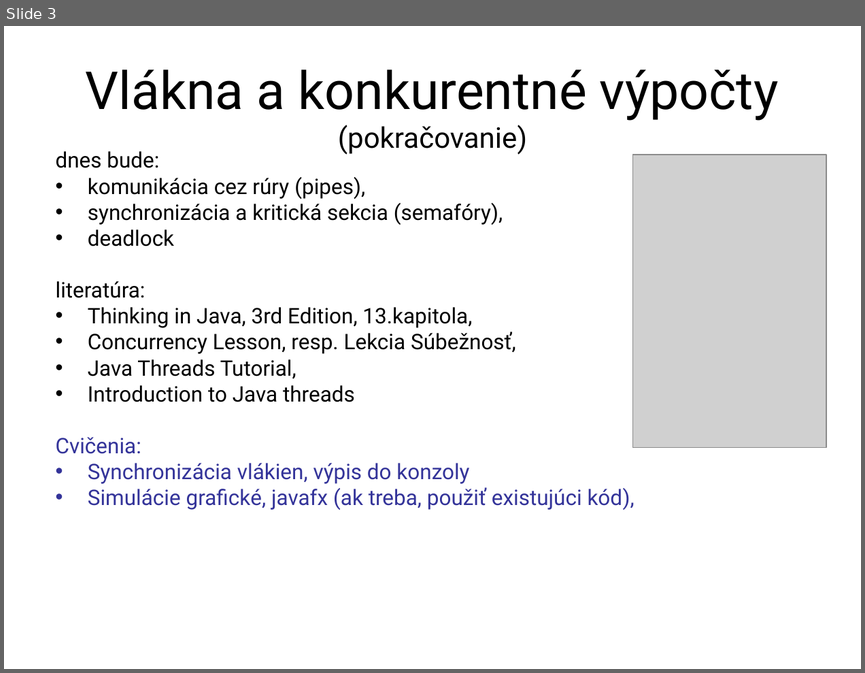
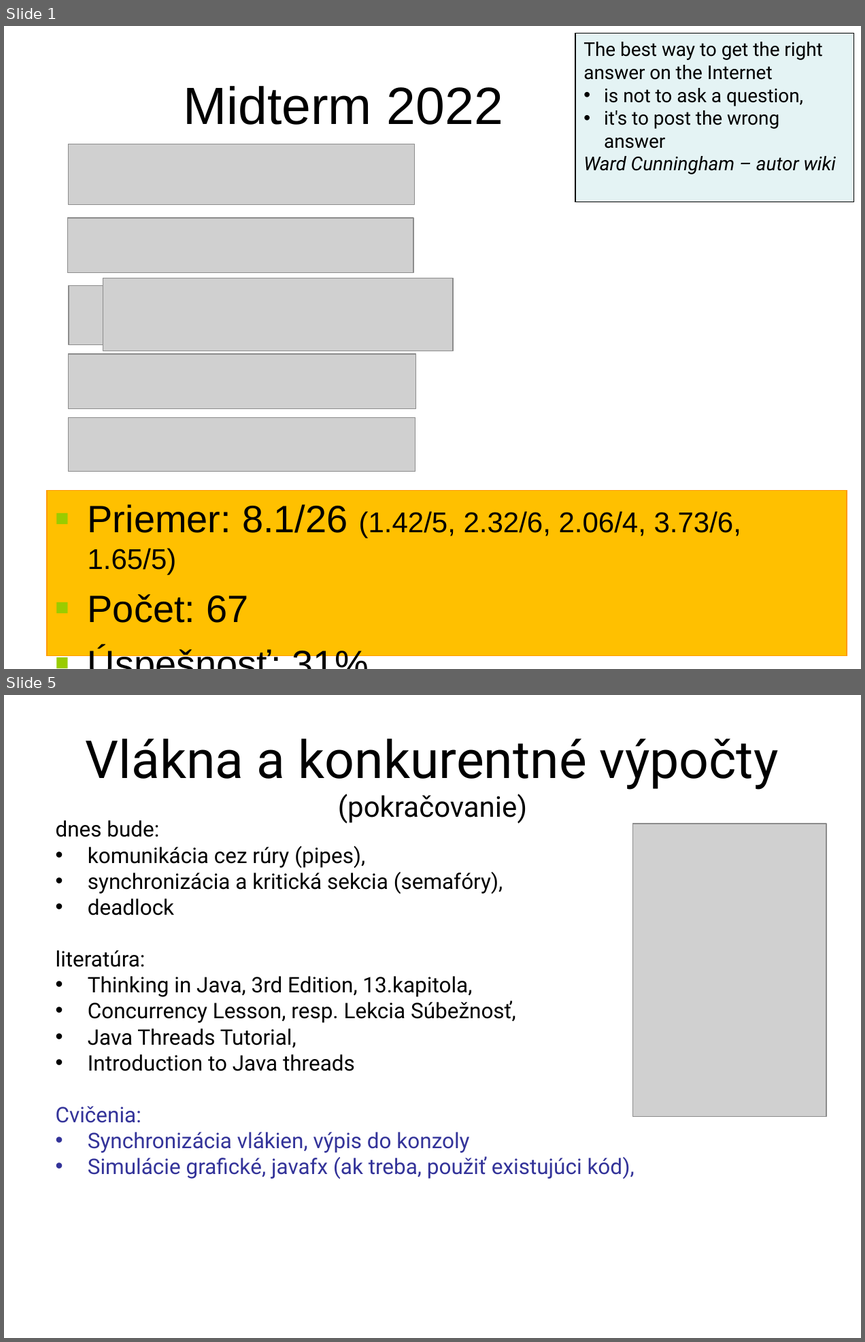
Before and after one commit to Programovanie4/Prednasky, a slide deck: 10/10_java.ppt. Shown one above the other, each under a label of ours: slide 3 before the commit, slides 1 and 5 after it; the slides between them are not shown. The pictures are 865x673 and 865x1342 pixels, drawn with LibreOffice and Linux fonts; fonts in the diff are those of the drawing; grey boxes stand for pictures. Boxes give left, top, right and bottom in pixels: in the first picture for what was removed or moved away, otherwise in the second. Text is boxed around its words. In the diff, an @@ line names an element or a change of style, - is before the commit and + after.

```diff
--- a/10/10_java.ppt
+++ b/10/10_java.ppt
@@ slide 1 added at bbox=[4, 26, 861, 669], background #FFFFFF @@
@@ rectangle added at bbox=[575, 33, 854, 201], fill #E4F3F4, outline #000000 0.99 pt, 16 pt, text #000000 @@
+The best way to get the right answer on the Internet
+• is not to ask a question,
+• it's to post the wrong answer
+Ward Cunningham – autor wiki
@@ title added at bbox=[183, 86, 503, 125], 44 pt, text #000000 @@
+Midterm 2022
@@ picture added at bbox=[68, 144, 415, 205] @@
@@ picture added at bbox=[67, 218, 413, 273] @@
@@ picture added at bbox=[68, 286, 413, 345] @@
@@ picture added at bbox=[103, 278, 453, 351] @@
@@ picture added at bbox=[68, 353, 416, 408] @@
@@ picture added at bbox=[68, 418, 415, 471] @@
@@ rectangle added at bbox=[47, 490, 847, 656], fill #FFC000, outline #FF9900 0.74 pt, 24 pt, text #000000 @@
+■ Priemer: 8.1/26 (1.42/5, 2.32/6, 2.06/4, 3.73/6, 1.65/5)
+■ Počet: 67
+■ Úspešnosť: 31%
@@ what was slide 3 is now slide 5 @@
```
Also in this commit, not shown: 2 slides changed, 1 other slide added, 1 other file.
